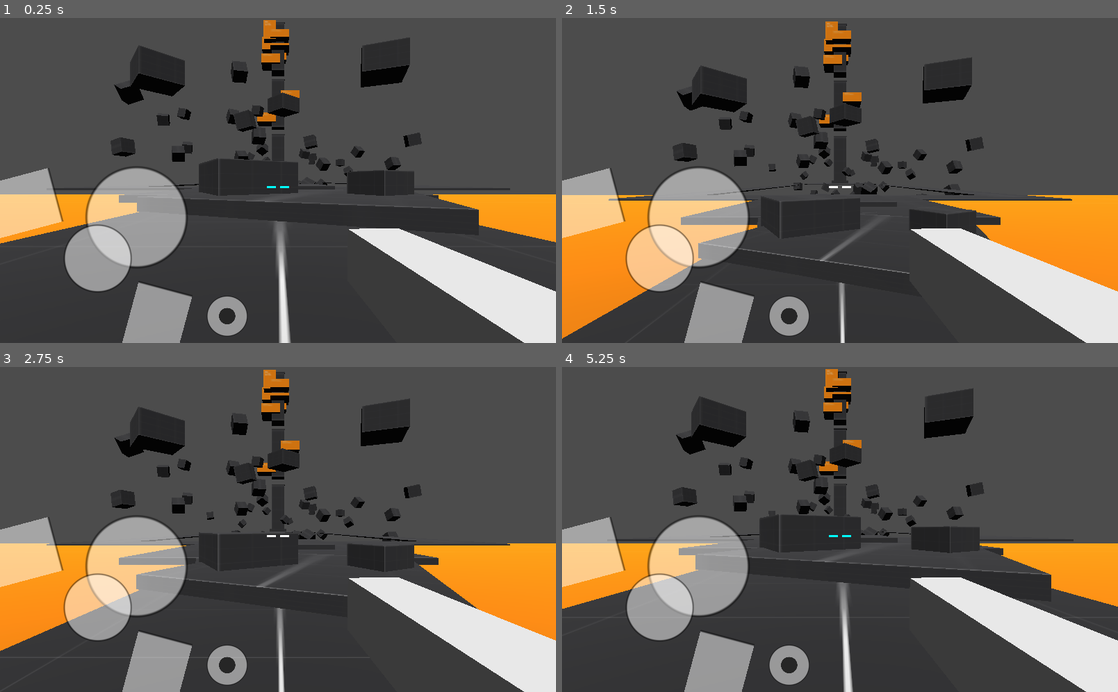
Above: before the commit, frames 1-4 (two rows, left to right).
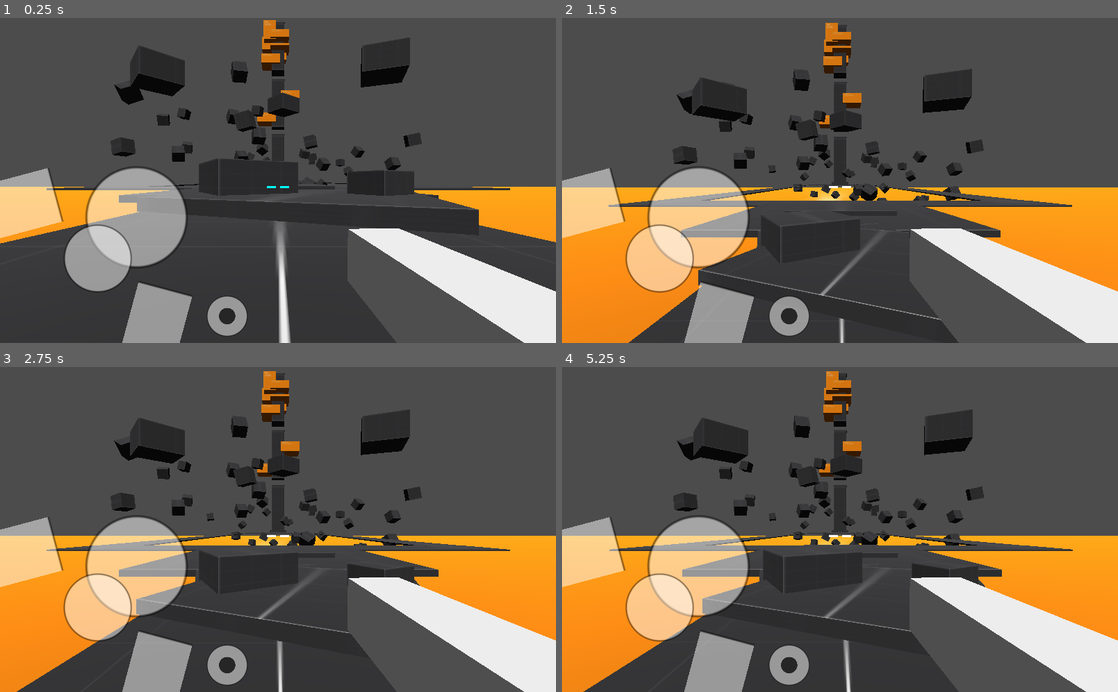
Above: after the commit, the same moments.

Repository: don-tnowe/godot-grappling-hook-fps
Game: Godot game, scene res://src/Screens/Main.tscn
Two runs of this game, one before a commit and one after it. Both use one fixed random seed, a clock stepped at 60 frames per second and the inputs below.
Inputs (mouse positions are in pixels of both pictures, inside the frame that each line leads up to):
- Up to frame 1 (0.25 s): no input
- Up to frame 2 (1.5 s): tap Enter at 0.5 s; move the mouse to (867, 180) at 0.52 s; hold W (move_fwd) from 0.53 s (still down); tap Space (jump) at 0.6, 0.77, 1.07 s; move the mouse to (812, 180) at 1.27 s; click (812, 180) at 1.35 s
- Up to frame 3 (2.75 s): keep holding W (move_fwd); tap Space (jump) at 1.52, 1.55, 1.82, 2.3 s; move the mouse to (289, 523) at 2.02 s; tap Alt at 2.1 s
- Up to frame 4 (5.25 s): move the mouse to (812, 594) at 2.77 s; tap Space (jump) at 2.85, 3.02, 3.32, 3.77, 3.8, 4.07, 4.52, 4.55, 4.82, 5.1 s; move the mouse to (1006, 578) at 3.52 s; release W (move_fwd) at 3.53 s; hold A (strafe_left) 3.53-4.28 s; click (1006, 578) at 3.6 s; move the mouse to (795, 526) at 4.27 s; hold W (move_fwd) 4.28-5.03 s; tap Alt at 4.35 s; move the mouse to (867, 529) at 5.02 s; hold S (move_back) from 5.03 s (still down)

The runs differ from the first frame. In frame 1, 1.1% of the frame differs, in the area x 0-100%, y 5-55%; in frame 2, 13%; in frame 3, 13%; in frame 4, 20%, in the area x 0-100%, y 0-100%.

Commit message:
Value adjustments

Diff:
--- a/default_env.tres
+++ b/default_env.tres
@@ -5,5 +5,3 @@
 [resource]
 background_mode = 2
 background_sky = SubResource( 1 )
-ambient_light_color = Color( 0.0745098, 0.0745098, 0.0745098, 1 )
-ambient_light_sky_contribution = 0.0
--- a/src/Hero/Hero.gd
+++ b/src/Hero/Hero.gd
@@ -9,8 +9,8 @@
 export var sprint_max_speed := 12.0
 export var brake := 12.0
 
-export var jump_strength := 4.0
-export var gravity := 6.0
+export var jump_strength := 9.0
+export var gravity := 18.0
 
 export var look_sensitivity := 1.0
 
--- a/src/Hero/Hero.tscn
+++ b/src/Hero/Hero.tscn
@@ -9,6 +9,7 @@
 radius = 0.33
 
 [sub_resource type="Environment" id=2]
+ambient_light_color = Color( 0.203922, 0.203922, 0.203922, 1 )
 
 [node name="Hero" type="KinematicBody"]
 collision_mask = 20
--- a/src/Screens/Main.tscn
+++ b/src/Screens/Main.tscn
@@ -1023,7 +1023,7 @@
 collision_mask = 0
 
 [node name="CollisionShape2" type="CollisionShape" parent="WorldFloor"]
-transform = Transform( 1000, 0, 0, 0, 5, 0, 0, 0, 1000, -12.6342, 82.5761, 7.52536 )
+transform = Transform( 1000, 0, 0, 0, 5, 0, 0, 0, 1000, -12.6342, 109.76, 7.52536 )
 shape = SubResource( 3 )
 __meta__ = {
 "_edit_group_": true
